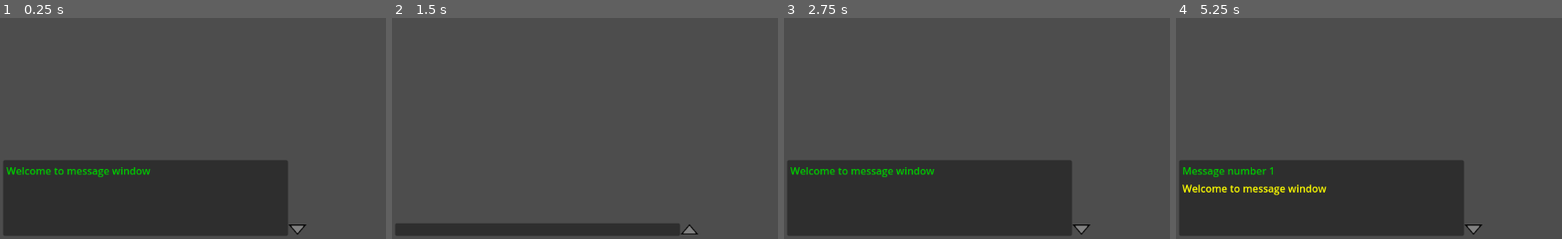
Above: before the commit, frames 1-4 (left to right).
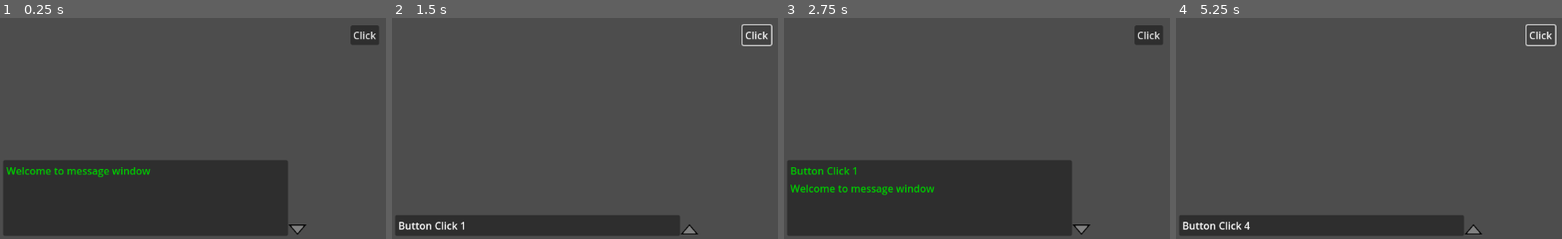
Above: after the commit, the same moments.

Repository: chris-hjelmfelt/godot-message-window
Game: Godot game, scene res://main.tscn
The game is run twice, just before and just after one commit, with the same random seed, the same clock (stepped at 60 frames per second) and the same inputs.
Inputs (mouse positions are in pixels of both pictures, inside the frame that each line leads up to):
- Up to frame 1 (0.25 s): no input
- Up to frame 2 (1.5 s): click (689, 230) at 0.5 s; click (754, 35) at 1.25 s, where only the run after the commit has a clickable "Click"
- Up to frame 3 (2.75 s): click (1081, 230) at 2 s
- Up to frame 4 (5.25 s): click (1538, 35) at 2.75 s, where only the run after the commit has a clickable "Click"; click (1473, 230) at 3.5 s; click (1538, 35) at 4.25 s, where only the run after the commit has a clickable "Click"; tap Enter at 5 s

The runs differ from the first frame. In frame 1, 0.6% of the frame differs, in the area x 90-99%, y 3-12%; in frame 2, 3.0%; in frame 3, 2.1%; in frame 4, 19%, in the area x 0-99%, y 2-98%.

Commit message:
message from button click

Diff:
--- a/main.tscn
+++ b/main.tscn
@@ -64,6 +64,9 @@
 theme_override_constants/margin_right = 5
 theme_override_constants/margin_bottom = 5
 
+[node name="Label" type="Label" parent="UI/Message Window/MarginContainer/ThinPanel/MarginContainer"]
+layout_mode = 2
+
 [node name="ButtonContainer" type="MarginContainer" parent="UI/Message Window"]
 custom_minimum_size = Vector2(490, 0)
 layout_mode = 1
@@ -87,12 +90,24 @@
 ignore_texture_size = true
 stretch_mode = 5
 
+[node name="Button" type="Button" parent="UI"]
+anchors_preset = 8
+anchor_left = 0.5
+anchor_top = 0.5
+anchor_right = 0.5
+anchor_bottom = 0.5
+offset_left = -4.0
+offset_top = -4.0
+offset_right = 4.0
+offset_bottom = 4.0
+grow_horizontal = 2
+grow_vertical = 2
+size_flags_horizontal = 4
+size_flags_vertical = 4
+text = "Click"
+
 [node name="Camera2D" type="Camera2D" parent="."]
 position = Vector2(575, 325)
 
-[node name="Timer" type="Timer" parent="."]
-wait_time = 3.0
-autostart = true
-
 [connection signal="pressed" from="UI/Message Window/ButtonContainer/TextureButton" to="UI/Message Window" method="_on_texture_button_pressed"]
-[connection signal="timeout" from="Timer" to="." method="_on_timer_timeout"]
+[connection signal="pressed" from="UI/Button" to="." method="_on_button_pressed"]
--- /dev/null
+++ b/message_window.tscn
@@ -0,0 +1,87 @@
+[gd_scene load_steps=3 format=3 uid="uid://naeat17ycvf5"]
+
+[ext_resource type="Script" path="res://scripts/message_window.gd" id="1_b7318"]
+[ext_resource type="Texture2D" uid="uid://b7s8pa6ri67gs" path="res://Triangle.png" id="2_x5p6v"]
+
+[node name="Message Window" type="Control"]
+layout_mode = 3
+anchors_preset = 15
+anchor_right = 1.0
+anchor_bottom = 1.0
+grow_horizontal = 2
+grow_vertical = 2
+mouse_filter = 1
+script = ExtResource("1_b7318")
+
+[node name="MarginContainer" type="MarginContainer" parent="."]
+layout_mode = 1
+anchors_preset = 2
+anchor_top = 1.0
+anchor_bottom = 1.0
+offset_top = -110.0
+offset_right = 410.0
+grow_vertical = 0
+theme_override_constants/margin_left = 5
+theme_override_constants/margin_top = 5
+theme_override_constants/margin_right = 5
+theme_override_constants/margin_bottom = 5
+
+[node name="WidePanel" type="PanelContainer" parent="MarginContainer"]
+custom_minimum_size = Vector2(450, 120)
+layout_mode = 2
+
+[node name="MarginContainer" type="MarginContainer" parent="MarginContainer/WidePanel"]
+layout_mode = 2
+theme_override_constants/margin_left = 5
+theme_override_constants/margin_top = 5
+theme_override_constants/margin_right = 5
+theme_override_constants/margin_bottom = 5
+
+[node name="ScrollContainer" type="ScrollContainer" parent="MarginContainer/WidePanel/MarginContainer"]
+layout_mode = 2
+
+[node name="VBoxContainer" type="VBoxContainer" parent="MarginContainer/WidePanel/MarginContainer/ScrollContainer"]
+layout_mode = 2
+size_flags_horizontal = 3
+size_flags_vertical = 3
+theme_override_constants/separation = 5
+
+[node name="ThinPanel" type="PanelContainer" parent="MarginContainer"]
+custom_minimum_size = Vector2(450, 20)
+layout_mode = 2
+size_flags_vertical = 8
+
+[node name="MarginContainer" type="MarginContainer" parent="MarginContainer/ThinPanel"]
+layout_mode = 2
+theme_override_constants/margin_left = 5
+theme_override_constants/margin_top = 5
+theme_override_constants/margin_right = 5
+theme_override_constants/margin_bottom = 5
+
+[node name="Label" type="Label" parent="MarginContainer/ThinPanel/MarginContainer"]
+layout_mode = 2
+
+[node name="ButtonContainer" type="MarginContainer" parent="."]
+custom_minimum_size = Vector2(490, 0)
+layout_mode = 1
+anchors_preset = 2
+anchor_top = 1.0
+anchor_bottom = 1.0
+offset_top = -40.0
+offset_right = 480.0
+grow_vertical = 0
+theme_override_constants/margin_left = 5
+theme_override_constants/margin_top = 5
+theme_override_constants/margin_right = 5
+theme_override_constants/margin_bottom = 5
+
+[node name="TextureButton" type="TextureButton" parent="ButtonContainer"]
+custom_minimum_size = Vector2(30, 20)
+layout_mode = 2
+size_flags_horizontal = 8
+size_flags_vertical = 8
+texture_normal = ExtResource("2_x5p6v")
+ignore_texture_size = true
+stretch_mode = 5
+
+[connection signal="pressed" from="ButtonContainer/TextureButton" to="." method="_on_texture_button_pressed"]
--- a/scripts/main.gd
+++ b/scripts/main.gd
@@ -6,15 +6,11 @@
 	Globals.display_message.emit("Welcome to message window")
 
 
-func send_message():
-	Globals.display_message.emit("Message number " + str(count))
-	count += 1
-
-
 func _unhandled_input(event):
 	if event.is_action_pressed("escape"):
 			get_tree().quit()
 
 
-func _on_timer_timeout() -> void:
-	send_message()
+func _on_button_pressed() -> void:
+	Globals.display_message.emit("Button Click " + str(count))
+	count += 1
--- a/scripts/message_window.gd
+++ b/scripts/message_window.gd
@@ -19,7 +19,7 @@
 	newline.text = message
 	widebox.add_child(newline)
 	widebox.move_child(newline, 0)
-	#thinlabel.text = message  # copy new message to the thin panel
+	thinlabel.text = message  # copy new message to the thin panel
 
 
 func _on_texture_button_pressed() -> void:
